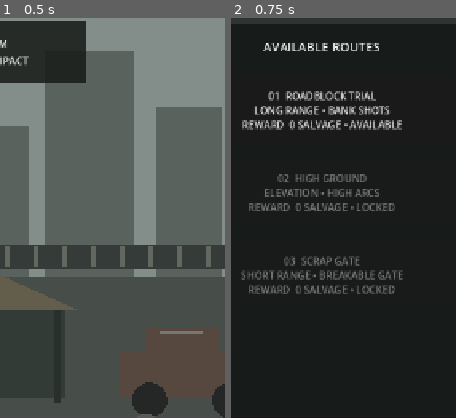
Above: before the commit, frames 1-2 (left to right).
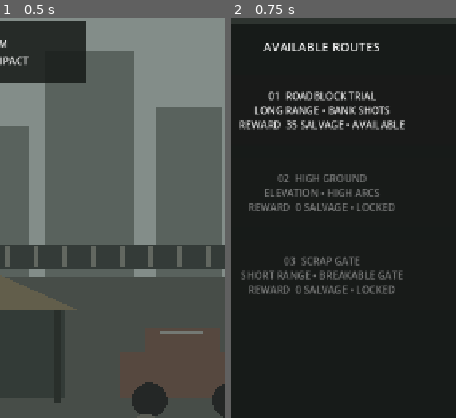
Above: after the commit, the same moments.

Repository: phantompixel-developer/FortKnocks
Game: Godot game, scene res://game/core/app.tscn
Two runs of this game, one before a commit and one after it. Both use one fixed random seed, a clock stepped at 60 frames per second and the inputs below. This scene is started directly instead of the project's main scene.
Inputs:
- Up to frame 1 (0.5 s): no input
- Up to frame 2 (0.75 s): click "COMMAND BOARD CHOOSE THE NEXT…" at 0.5 s
The pictures show only the part of the screen within x 30-80%, y 19-69%; the shares and areas given below are measured in that part.

Frame 1 is identical in both runs. In frame 2, 1.3% of the frame differs, in the area x 3-78%, y 25-28%.

Commit message:
content: seed Outskirts campaign rewards and unlocks

Diff:
--- a/game/campaign/missions/roadblock_trial.tres
+++ b/game/campaign/missions/roadblock_trial.tres
@@ -9,6 +9,9 @@
 test_focus = "LONG RANGE • BANK SHOTS"
 briefing = "Baseline range test. Use the road, concrete obstruction, cover and unstable cell to find more than one firing solution."
 objective_text = "INCAPACITATE ENEMY"
+campaign_order = 1
+salvage_reward = 35
+next_mission_id = "high_ground_trial"
 feature_preview_enabled = true
 feature_preview_position = Vector2(1080, 958)
 feature_preview_text = "CENTRAL ROADBLOCK • BANK OR CLEAR IT"
